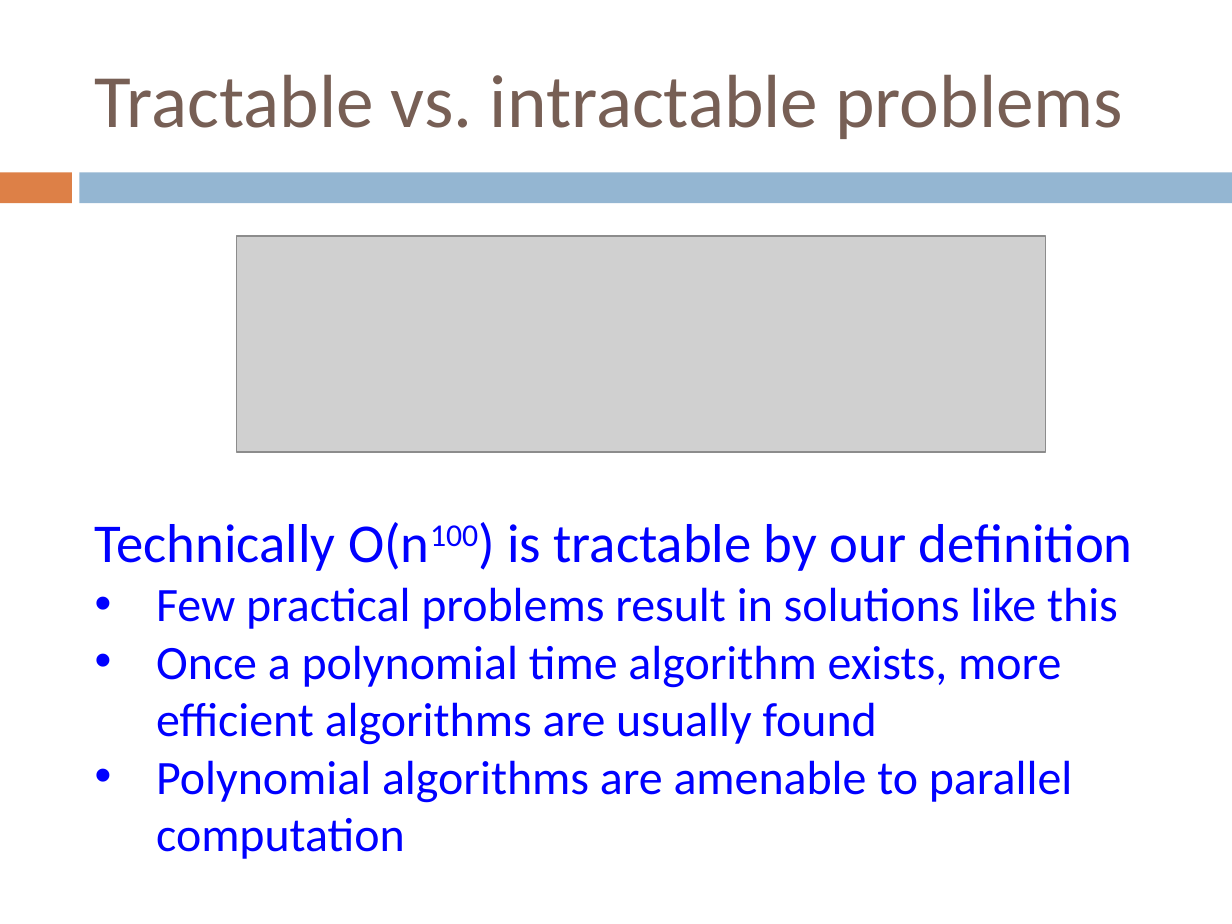
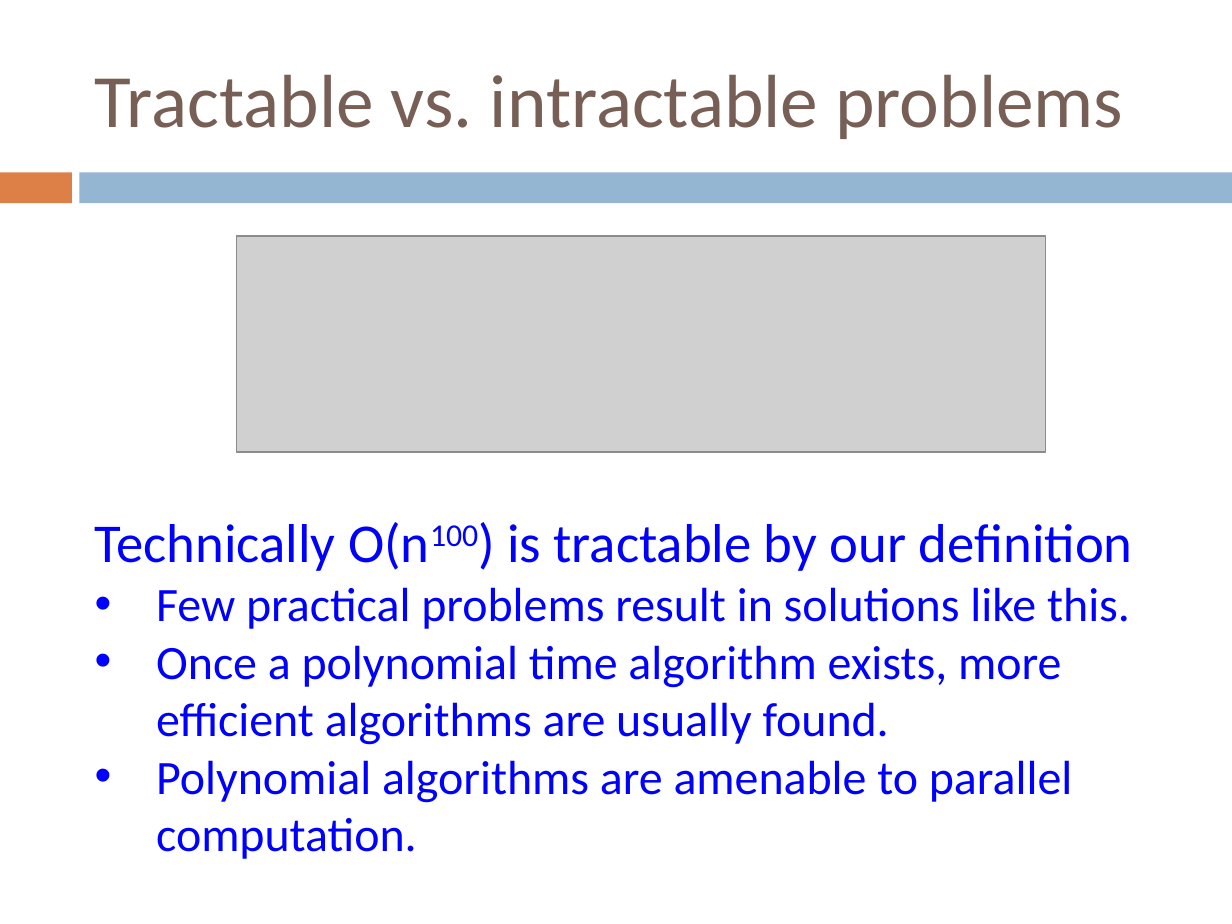
Before and after one commit to Collins-kariuk/Algorithms, a slide deck: slide 9 of Lectures/Lecture 23_NP-Complete Problems.pptx. Drawn at 1232x924 pixels with LibreOffice and Linux fonts; fonts in the diff are those of the drawing; grey boxes stand for pictures. Boxes give left, top, right and bottom in pixels: in the first picture for what was removed or moved away, otherwise in the second. Text is boxed around its words. In the diff, an @@ line names an element or a change of style, - is before the commit and + after.

Commit message:
Review Lecture 23_NP-Complete Problems

```diff
--- a/Lectures/Lecture 23_NP-Complete Problems.pptx
+++ b/Lectures/Lecture 23_NP-Complete Problems.pptx
@@ text at <box>156,587,1130,859</box>: text changed @@
-• Few practical problems result in solutions like this
-• Once a polynomial time algorithm exists, more efficient algorithms are usually found
-• Polynomial algorithms are amenable to parallel computation
+• Few practical problems result in solutions like this.
+• Once a polynomial time algorithm exists, more efficient algorithms are usually found.
+• Polynomial algorithms are amenable to parallel computation.
```
Also in this commit, not shown: 40 other slides changed.
